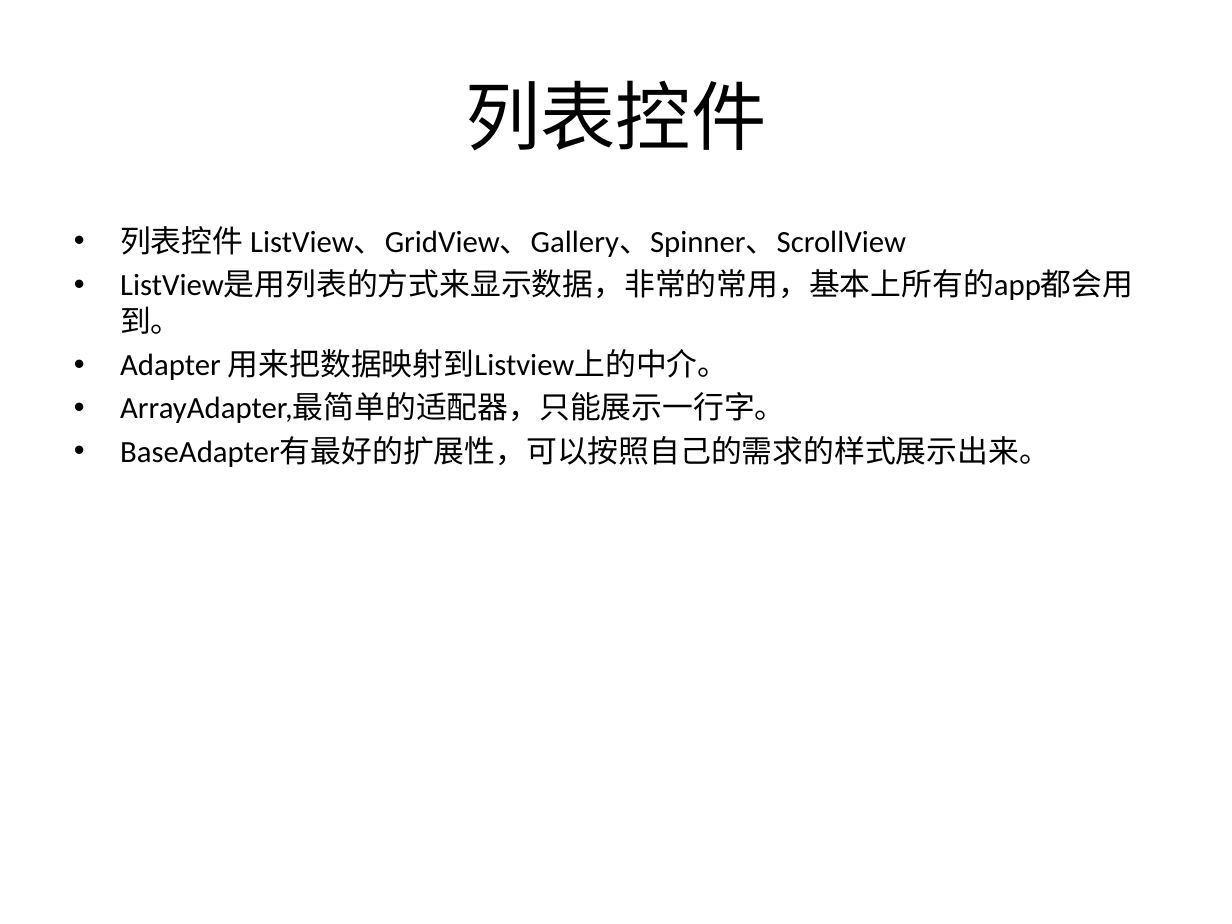
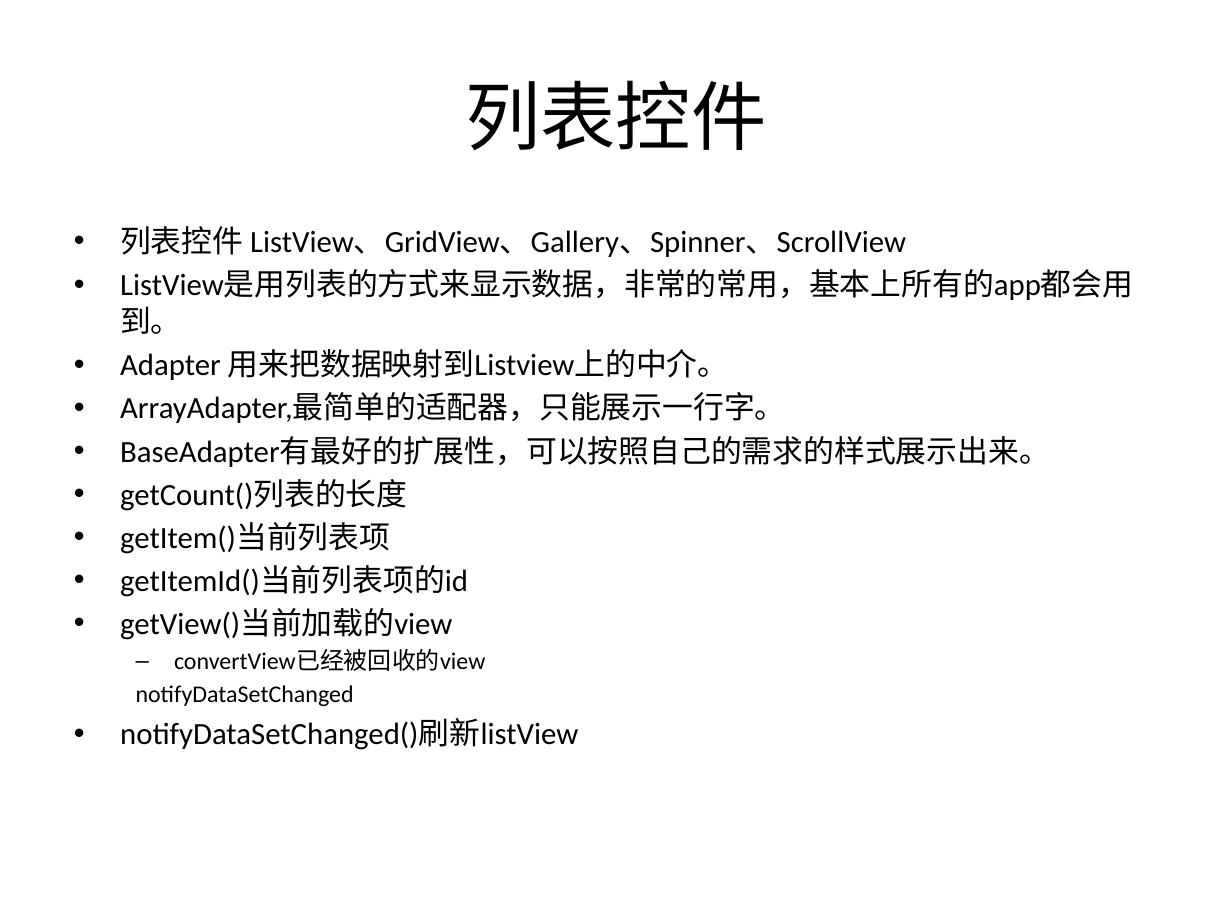
Before and after one commit to alanforgithub/share_content, a slide deck: slide 29 of 文件资料/Android培训-1.pptx. Drawn at 1232x924 pixels with LibreOffice and Linux fonts; fonts in the diff are those of the drawing. Boxes give left, top, right and bottom in pixels: in the first picture for what was removed or moved away, otherwise in the second. Text is boxed around its words. In the diff, an @@ line names an element or a change of style, - is before the commit and + after.

```diff
--- a/文件资料/Android培训-1.pptx
+++ b/文件资料/Android培训-1.pptx
@@ text at [120,479,578,750]: paragraphs added @@
+• getCount()列表的长度
+• getItem()当前列表项
+• getItemId()当前列表项的id
+• getView()当前加载的view
+  – convertView已经被回收的view
+  notifyDataSetChanged
+• notifyDataSetChanged()刷新listView
```
Also in this commit, not shown: 1 slide added, 20 other files.
